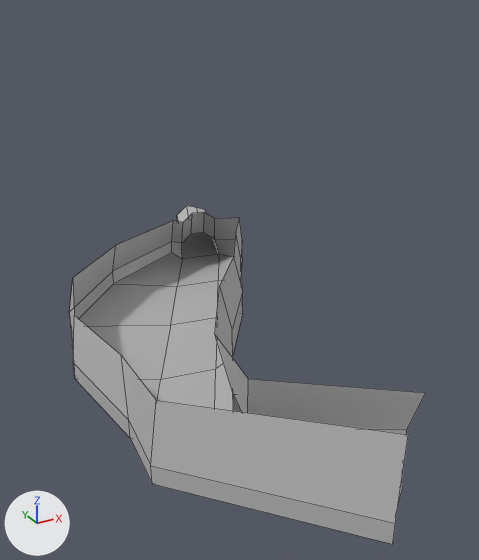
Before and after pictures for a commit that changed the FBX model Assets/Terrain/terrain_W2A2.fbx.
One viewpoint serves both versions: a 50 mm lens placed at (-472.0, -787.0, 125.0), pointed at (-392.0, -643.0, 53.0). Every picture has the same lights, and +X, +Y and +Z are marked at lower left. Mesh edges are drawn as thin lines. Where no turn or scale is listed for an object, it has been applied to the vertices.

In view in the first picture: 'W2A2_mesh'.
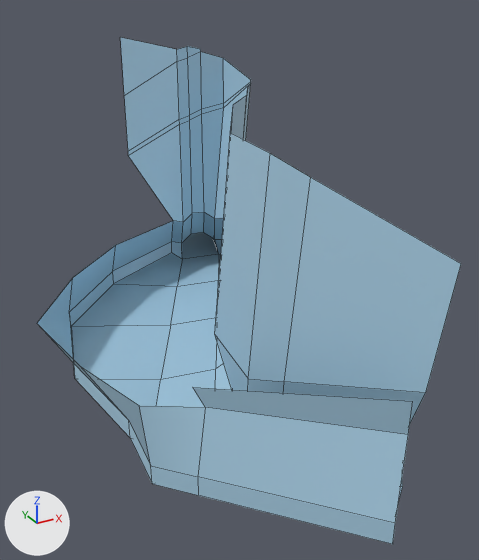
Pixel boxes [x1, y1, x2, y2] of what changed, in the pictures (479 x 560 px):
'W2A2_mesh', reshaped (19% wider, 50% taller)
    before: [69, 206, 426, 544]
    after: [37, 37, 461, 544]
part 1 of me_mesh, built on
    before: [69, 282, 426, 544]
    after: [37, 37, 461, 544]
part 2 of me_mesh, recoloured (grey to blue)
    both: [73, 212, 248, 483]

The change, as a list of edits to the scene's bpy script:
```text
Add mat_w2_shade:
    mat_w2_shade = principled_material('W2_shade')
    mat_w2_shade.base_color = (0.4, 0.625, 0.784)  # blue #aacfe5
Change me_mesh:
    used by ob_w2a2_mesh; location = (-349.8, -550.4, 33.6)
    remove me_mesh.from_pydata(...)  # 78 vertices, 62 faces; spans x -91.0..0.0, y -178.0..15.0, z -7.0..28.0
    add me_mesh.from_pydata(...)  # 117 vertices, 95 faces; spans x -97.0..0.0, y -178.0..15.0, z -7.0..77.0
    me_mesh part 1
    7 faces are deleted
    3 vertices move from x -89.0..-86.0, y -139.0..-96.0, z 21.0..22.0 to x -97.0..-89.0, y -139.0..-96.0, z 21.0..22.0
    34 vertices are added at x -82.0..-15.0, y -175.0..-28.0, z 4.0..77.0
    5 new vertices lie (4.0, 0.0, 43.0) away from vertices in x -68.0..-19.0, y -142.0..-50.0, z 21.0..24.0
    40 new faces join them
    me_mesh part 2: 55 faces spanning x -97.0..0.0, y -146.0..15.0, z -7.0..24.0 switch from mat_lambert1 (grey #bcbcbc) to mat_w2_shade (blue #aacfe5)
```
